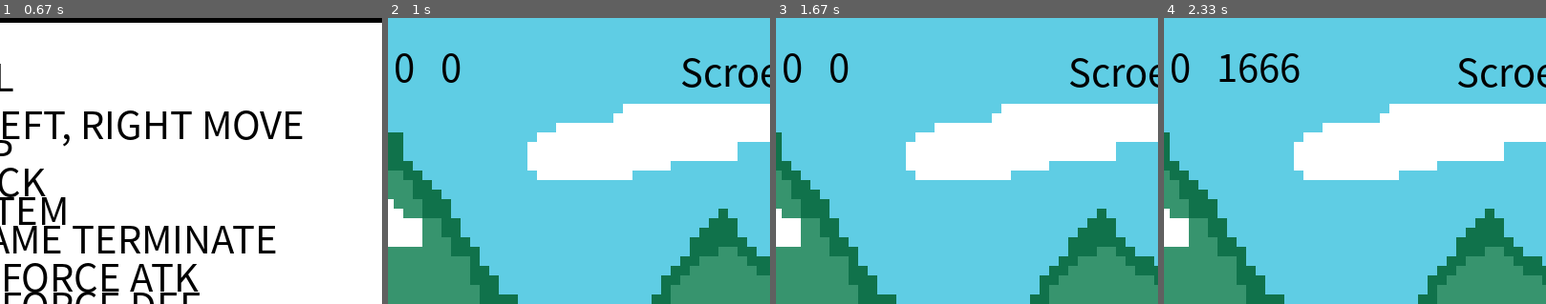
Above: before the commit, frames 1-4 (left to right).
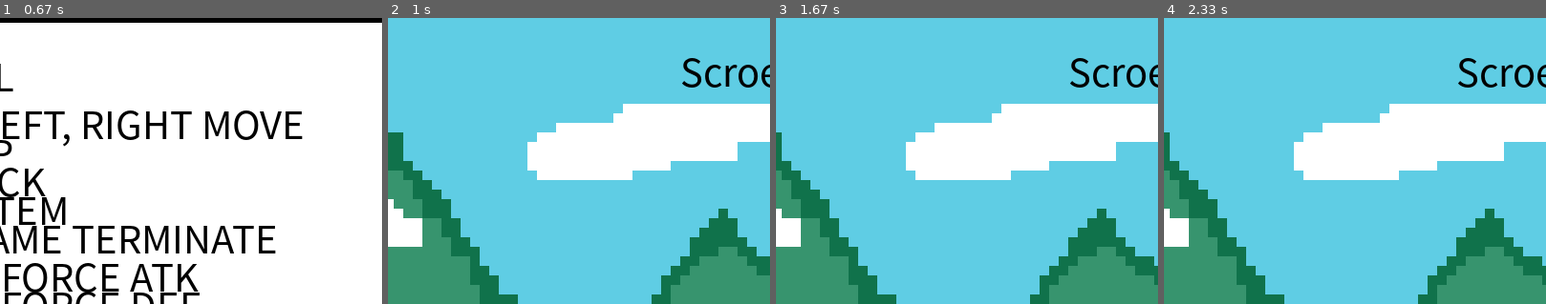
Above: after the commit, the same moments.

Repository: jeojw/pygames
Game: pygame game, started from Adventure/main.py
Two runs of this game, one before a commit and one after it. Both use one fixed random seed, a clock stepped at 60 frames per second and the inputs below.
Inputs:
- Up to frame 1 (0.67 s): tap S at 0.33 s
- Up to frame 2 (1 s): tap S at 0.67 s
- Up to frame 3 (1.67 s): hold Right 1-1.47 s; hold Right from 1.5 s (still down)
- Up to frame 4 (2.33 s): release Right at 1.8 s; hold Right 1.83-2.3 s
The pictures show only the part of the screen within x 43-93%, y 0-50%; the shares and areas given below are measured in that part.

Frame 1 is identical in both runs. In frame 2, 0.5% of the frame differs, in the area x 2-19%, y 12-23%; in frame 3, 0.5%; in frame 4, 1.1%, in the area x 2-36%, y 12-23%.

Commit message:
서브 업데이트 내역 결과창 추가 및 초기화 구현

Diff:
--- a/Adventure/GameStage.py
+++ b/Adventure/GameStage.py
@@ -247,6 +247,13 @@
                 elif (event.key is None):
                     pygame.quit()
                     sys.exit()
+
+    def ResultScreen(self):
+        self.system.GetScreen().fill(self.system.GetColor('white'))
+        self.system.write(self.system.GetBigFont(), 'Congratulation!!! Stage All Clear!!', self.system.GetColor('blue'), 20, 200)
+        self.system.write(self.system.GetBigFont(), 'Total Score: ' + str(self.curScore + self.totalScore), self.system.GetColor('blue'), XMARGIN, 300)
+        pygame.display.update()
+        pygame.time.wait(1000)
 
     def SetEnemy(self, EnemyList):
         for enemy in EnemyList:
--- a/Adventure/main.py
+++ b/Adventure/main.py
@@ -77,7 +77,7 @@
             Stage.ClearScreen()
             return False
 
-        System.write(System.GetSmallFont(), str(Stage.GetEnemylist()[0].coolStart) + '   ' + str(Stage.GetEnemylist()[1].coolStart), System.GetColor('black'), 350, 20)
+        #System.write(System.GetSmallFont(), str(Stage.GetEnemylist()[0].coolStart) + '   ' + str(Stage.GetEnemylist()[1].coolStart), System.GetColor('black'), 350, 20)
         pygame.display.update()
         System.GetClock().tick(System.GetFPS())
 
@@ -100,6 +100,8 @@
             if (Stage.ClearStage):
                 if (level == len(Stage.mapImages)):
                     Stage.ResultScreen()
+                    level = 1
+                    break
                 level += 1
                 score += Stage.GetScore()
                 Stage.ResetStage()
@@ -107,5 +109,7 @@
             if (Stage.GameOver):
                 Stage.GameoverScreen()
 
+
+
 if (__name__ == '__main__'):
     main()
